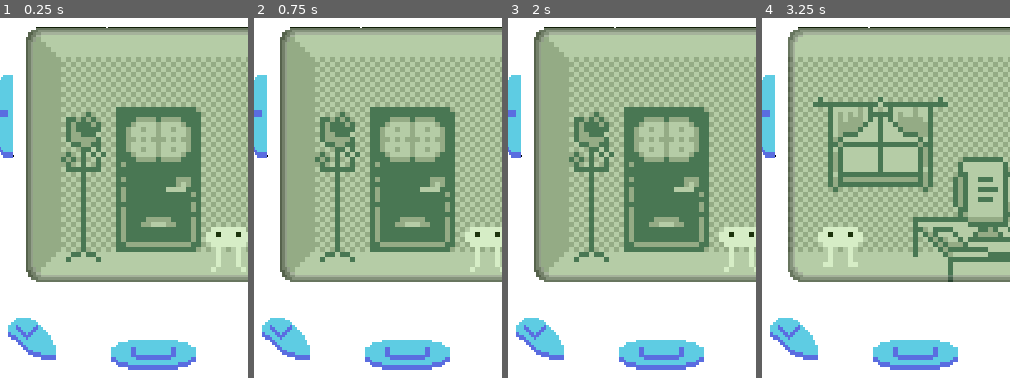
Above: before the commit, frames 1-4 (left to right).
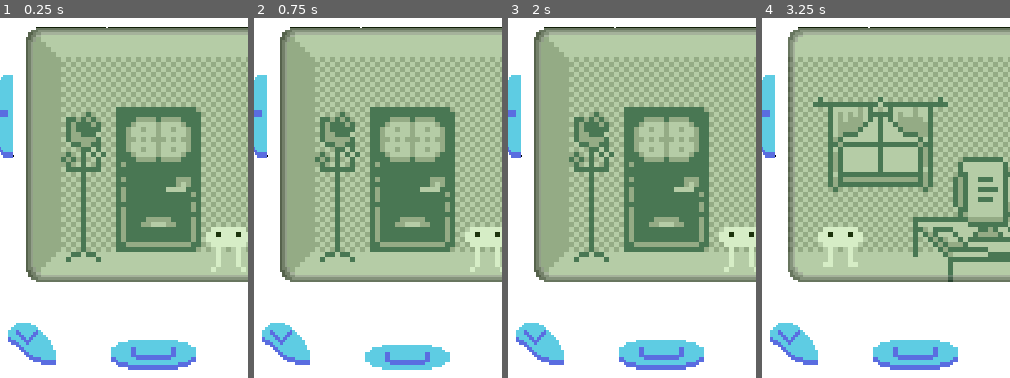
Above: after the commit, the same moments.

Repository: Fl0xy/tamagojamy
Game: Godot game, scene res://main.tscn
Two runs of this game, one before a commit and one after it. Both use one fixed random seed, a clock stepped at 60 frames per second and the inputs below.
Inputs (mouse positions are % of the whole screen's width and height, from its top left):
- Up to frame 1 (0.25 s): no input
- Up to frame 2 (0.75 s): click (50, 85) at 0.5 s
- Up to frame 3 (2 s): click (26, 83) at 1.25 s
- Up to frame 4 (3.25 s): click (74, 83) at 2 s; click (83, 52) at 2.75 s
The pictures show only the part of the screen within x 19-69%, y 38-88%; the shares and areas given below are measured in that part.

The runs differ from the first frame. In frame 1, 1.0% of the frame differs, in the area x 3-23%, y 83-97%; in frame 2, 2.5%, in the area x 3-80%, y 83-98%; in frame 3, 1.0%; in frame 4, 1.0%.

Commit message:
fixed device button and device now quits

Diff:
--- a/components/btn/btn.gd
+++ b/components/btn/btn.gd
@@ -22,3 +22,7 @@
 	ev.pressed = state
 	Input.parse_input_event(ev)
 	toggle = state;
+
+
+func _on_btnSpace_pressed():
+	pass # Replace with function body.
--- /dev/null
+++ b/components/btn/btnClose.gd
@@ -0,0 +1,8 @@
+extends TextureButton
+
+func _ready():
+	pass
+
+
+func _on_btnClose_pressed():
+	get_tree().quit()
--- a/main.tscn
+++ b/main.tscn
@@ -15,6 +15,7 @@
 [ext_resource path="res://assets/device/btnCloseP.png" type="Texture" id=13]
 [ext_resource path="res://assets/device/btnUpP.png" type="Texture" id=14]
 [ext_resource path="res://assets/device/btnDownP.png" type="Texture" id=15]
+[ext_resource path="res://components/btn/btnClose.gd" type="Script" id=16]
 
 [node name="Node2D" type="Node2D"]
 
@@ -44,6 +45,18 @@
 texture = ExtResource( 5 )
 centered = false
 
+[node name="btnClose" type="TextureButton" parent="."]
+margin_left = 116.0
+margin_top = -102.0
+margin_right = 125.0
+margin_bottom = -92.0
+texture_normal = ExtResource( 12 )
+texture_pressed = ExtResource( 13 )
+script = ExtResource( 16 )
+__meta__ = {
+"_edit_use_anchors_": false
+}
+
 [node name="btnRight" parent="." instance=ExtResource( 3 )]
 margin_left = 107.0
 margin_top = 19.0
@@ -62,46 +75,30 @@
 texture_pressed = ExtResource( 7 )
 InputEventCode = "ui_left"
 
-[node name="btnClose" type="TextureButton" parent="."]
-margin_left = 116.0
-margin_top = -102.0
-margin_right = 125.0
-margin_bottom = -92.0
-texture_normal = ExtResource( 12 )
-texture_pressed = ExtResource( 13 )
-__meta__ = {
-"_edit_use_anchors_": false
-}
-
-[node name="btnSpace" type="TextureButton" parent="."]
+[node name="btnSpace" parent="." instance=ExtResource( 3 )]
 margin_left = 34.0
 margin_top = 125.0
 margin_right = 68.0
 margin_bottom = 137.0
 texture_normal = ExtResource( 10 )
 texture_pressed = ExtResource( 11 )
-__meta__ = {
-"_edit_use_anchors_": false
-}
+InputEventCode = "ui_accept"
 
-[node name="btnDown" type="TextureButton" parent="."]
-margin_left = -7.0
-margin_top = 116.0
-margin_right = 12.0
-margin_bottom = 133.0
-texture_normal = ExtResource( 8 )
-texture_pressed = ExtResource( 15 )
-__meta__ = {
-"_edit_use_anchors_": false
-}
-
-[node name="btnUp" type="TextureButton" parent="."]
+[node name="btnUp" parent="." instance=ExtResource( 3 )]
 margin_left = 90.0
 margin_top = 116.0
 margin_right = 109.0
 margin_bottom = 133.0
 texture_normal = ExtResource( 9 )
 texture_pressed = ExtResource( 14 )
-__meta__ = {
-"_edit_use_anchors_": false
-}
+InputEventCode = "ui_up"
+
+[node name="btnDown" parent="." instance=ExtResource( 3 )]
+margin_left = -7.0
+margin_top = 118.0
+margin_right = 12.0
+margin_bottom = 135.0
+texture_normal = ExtResource( 8 )
+texture_pressed = ExtResource( 15 )
+InputEventCode = "ui_down"
+[connection signal="pressed" from="btnClose" to="btnClose" method="_on_btnClose_pressed"]
--- a/project.godot
+++ b/project.godot
@@ -54,6 +54,47 @@
 "svg/scale": 1.0
 }
 
+[input]
+
+ui_accept={
+"deadzone": 0.5,
+"events": [ Object(InputEventKey,"resource_local_to_scene":false,"resource_name":"","device":0,"alt":false,"shift":false,"control":false,"meta":false,"command":false,"pressed":false,"scancode":32,"unicode":0,"echo":false,"script":null)
+, Object(InputEventJoypadButton,"resource_local_to_scene":false,"resource_name":"","device":0,"button_index":0,"pressure":0.0,"pressed":false,"script":null)
+ ]
+}
+ui_select={
+"deadzone": 0.5,
+"events": [  ]
+}
+ui_cancel={
+"deadzone": 0.5,
+"events": [  ]
+}
+ui_focus_next={
+"deadzone": 0.5,
+"events": [  ]
+}
+ui_focus_prev={
+"deadzone": 0.5,
+"events": [  ]
+}
+ui_page_up={
+"deadzone": 0.5,
+"events": [  ]
+}
+ui_page_down={
+"deadzone": 0.5,
+"events": [  ]
+}
+ui_home={
+"deadzone": 0.5,
+"events": [  ]
+}
+ui_end={
+"deadzone": 0.5,
+"events": [  ]
+}
+
 [rendering]
 
 environment/default_environment="res://default_env.tres"
Not shown, added: assets/minigame/minigame_arrow.png.import
Not shown, added: assets/minigame/minigame_bar.png.import
Not shown, added: assets/minigame/minigame_target.png.import
Not shown: 1 places in main.tscn that only renumber resources
